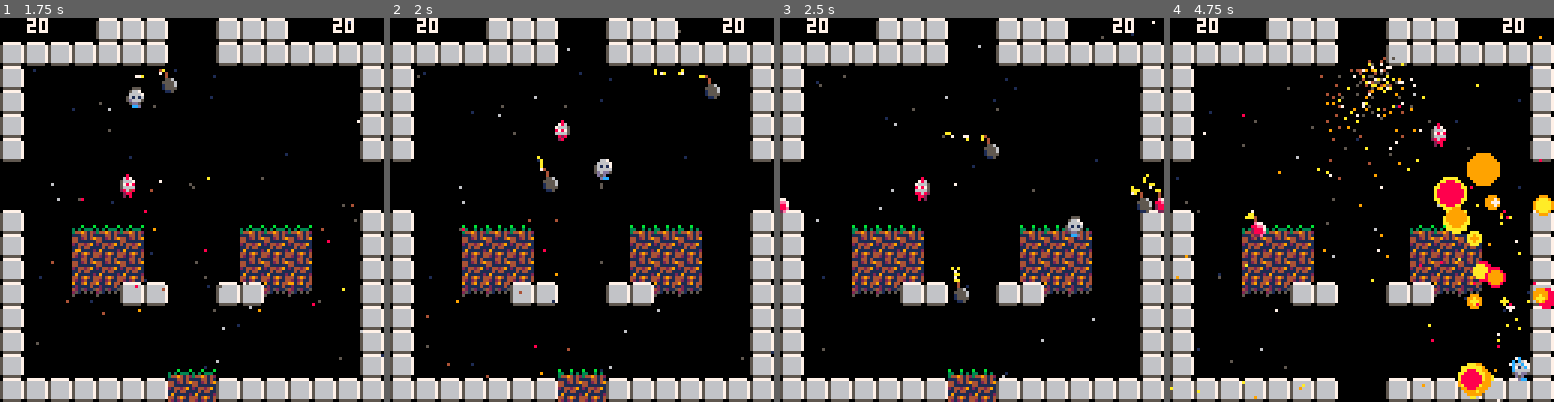
Above: before the commit, frames 1-4 (left to right).
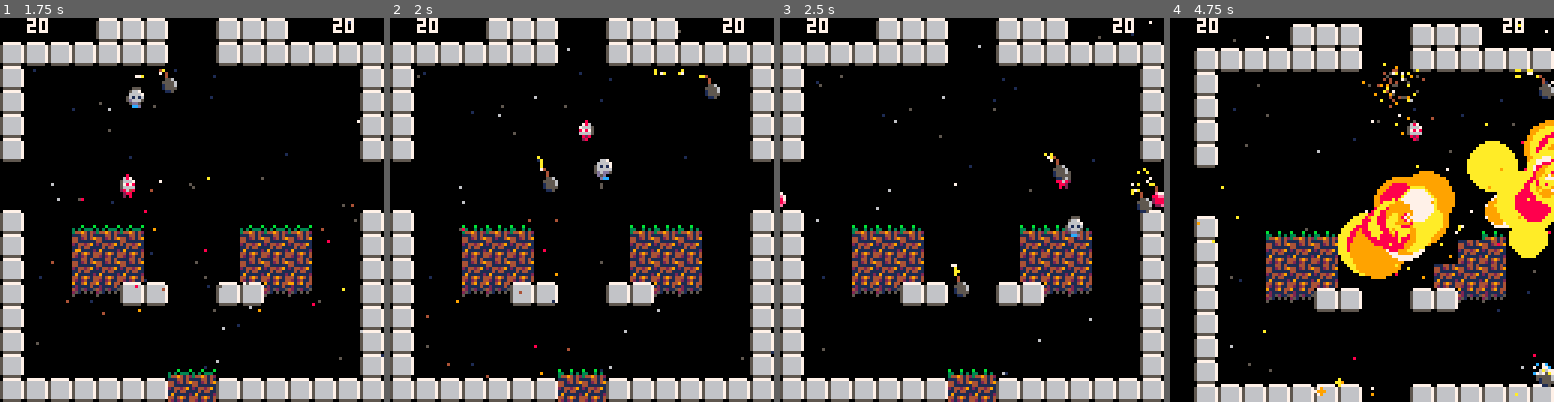
Above: after the commit, the same moments.

Repository: lkingsford/pico8-projects
Game: PICO-8 cartridge plat1.p8
Same seed, same stepped clock (60 frames per second), same inputs: the game is played once before the commit and once after it.
Inputs:
- Up to frame 1 (1.75 s): tap X (X key) at 0.33, 1.07 s; tap O (Z key) at 0.7, 1.7 s; hold Right from 1.6 s (still down)
- Up to frame 2 (2 s): keep holding Right; tap X (X key) at 1.85 s
- Up to frame 3 (2.5 s): release Right at 2.1 s; tap O (Z key) at 2.1 s; hold Up 2.15-2.42 s; hold Right from 2.47 s (still down)
- Up to frame 4 (4.75 s): tap O (Z key) every 0.4 s from 2.5 to 4.5 s; tap X (X key) at 2.97, 4.08 s; release Right at 3.03 s; hold Left 3.08-3.58 s; hold Down 3.63-3.97 s; hold Right 4.02-4.68 s; hold Up from 4.73 s (still down)

Frame 1 is identical in both runs. In frame 2, 0.3% of the frame differs, in the area x 42-54%, y 26-33%; in frame 3, 1.4%; in frame 4, 43%, in the area x 0-100%, y 0-100%.

Commit message:
Fix to AI bomb issue in part

Diff:
--- a/plat1.p8
+++ b/plat1.p8
@@ -545,16 +545,16 @@
 
 function check_collide(x, y, w, h)
 	local collide = false
-	w = w or 7
-	h = h or 7
-	x = (x+1) % 128
-	y = (y+1) % 128
-
-	a = check_collide_p(x+1,y+1)
-	b = check_collide_p(x+w-1,y+1)
+	local w = w or 7
+	local h = h or 7
+	local x = (x+1) % 128
+	local y = (y+1) % 128
+
+	local a = check_collide_p(x+1,y+1)
+	local b = check_collide_p(x+w-1,y+1)
 	-- Should we run away too?
-	c = check_collide_p(x+1,y+h-1)
-	d = check_collide_p(x+w-1,y+h-1)
+	local c = check_collide_p(x+1,y+h-1)
+	local d = check_collide_p(x+w-1,y+h-1)
 	if a or b or c or d then return true else return false end
 end
 
@@ -562,7 +562,7 @@
 	-- Spawn crates
 	next_spawn -= 1
 	if next_spawn <= 0 then
-		spawn = {}
+		local spawn = {}
 		spawn.loc = rnd(crate_spawns)
 		spawn.time = rnd(60)+30
 		add(spawns, spawn)
@@ -1009,23 +1009,24 @@
 	if #actor.history > 4 then deli(actor.history, 1) end
 end
 
-function run_away_to(actor)
+function run_away_to(run_from)
+	-- Get position to run to, away from actor run_from
 	local _x = 0
 	local _y = 0
-	local actor_x = flr(actor.x / 8)
+	local actor_x = flr(run_from.x / 8)
 	-- Always check along horiz first
-	for dx = 0, 16 do
+	for dx = 0, 32 do
 		-- This expands outwards
-		local _dx = actor_x + flr(dx / 2) * sgn(2 * (dx % 2) - 1)
-		if x_is_clear(actor, dx * 8) then _x = _dx end
-	end
-	if actor.y < 64 then _y = 128 end
+		local _dx = run_from.x + 8 * (flr(dx / 2) * sgn(2 * (dx % 2) - 1))
+		if x_is_clear(run_from, _dx) then _x = _dx end
+	end
+	if run_from.y < 64 then _y = 128 end
 	return {x = _x, y = _y}
 end
 
 function x_is_clear(actor, x2)
-	local actor_x = flr(actor.x / 8)
-	for ix = actor_x, x2, 8 * sgn(x2-actor_x) do
+	local d = 8 * sgn(x2 - actor.x)
+	for ix = actor.x + d, x2, d do
 		if check_collide(ix, actor.y) then
 			return false
 		end
@@ -1680,7 +1681,7 @@
 	teddy.r = 8
 	teddy.last_beep = 0
 	teddy.type = ID_TEDDY
-	teddy.value = 50
+	teddy.value = 15
 	teddy_bear = teddy
 	return teddy
 end
Not shown, changed: carts/plat1.p8.png
Not shown, changed: plat1-known-issues.md
